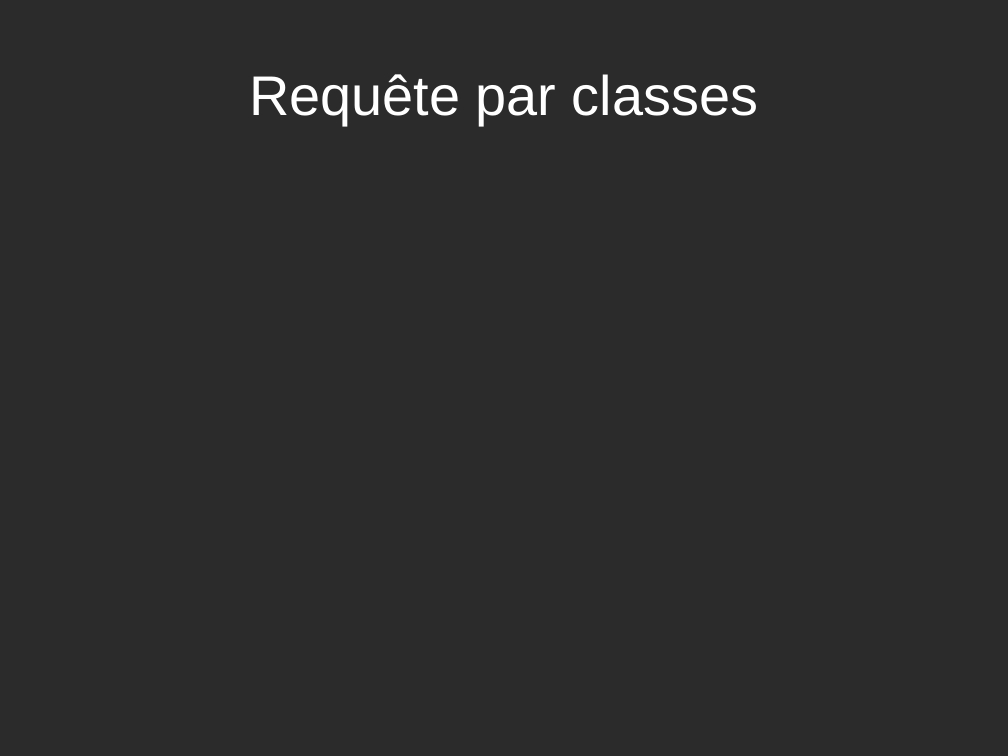
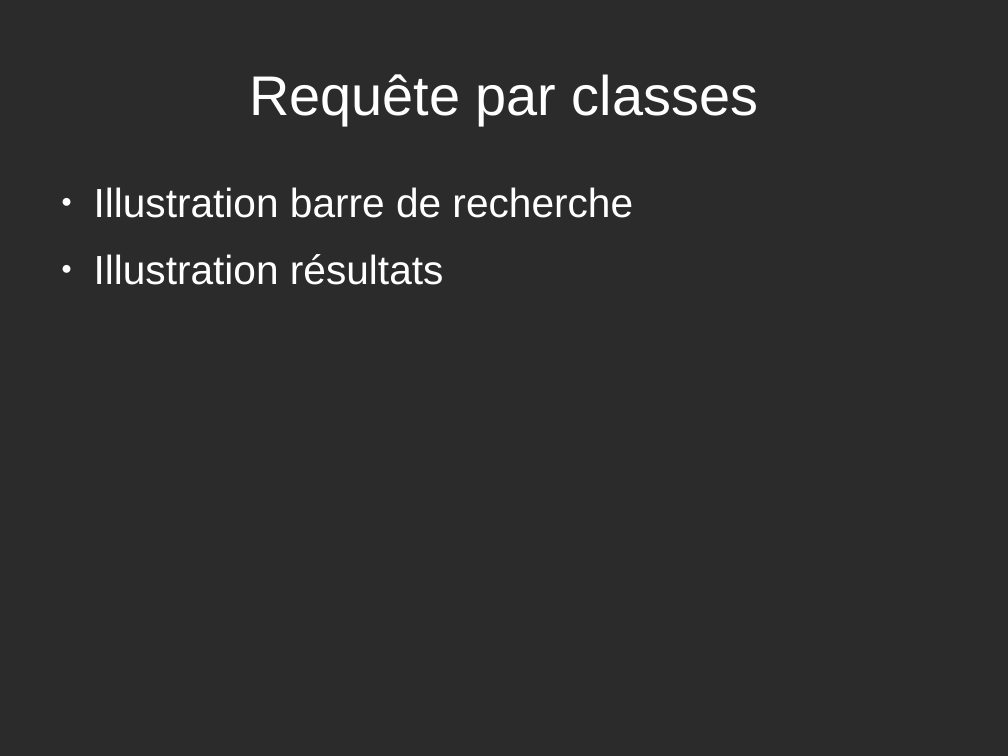
Before and after one commit to Houssem-GH/Projet_website, a slide deck: slide 8 of Presentation_rapport/Présentation_E.see.odp. Drawn at 1008x756 pixels with LibreOffice and Linux fonts; fonts in the diff are those of the drawing; background and template pictures are left out; a plain dark background stands for a picture behind light text. Boxes give left, top, right and bottom in pixels: in the first picture for what was removed or moved away, otherwise in the second. Text is boxed around its words. In the diff, an @@ line names an element or a change of style, - is before the commit and + after.

```diff
--- a/Presentation_rapport/Présentation_E.see.odp
+++ b/Presentation_rapport/Présentation_E.see.odp
@@ text added at <box>94,187,633,285</box>, 32 pt, text #FFFFFF @@
+● Illustration barre de recherche
+● Illustration résultats
```
Also in this commit, not shown: 3 other slides changed, 1 other file.
